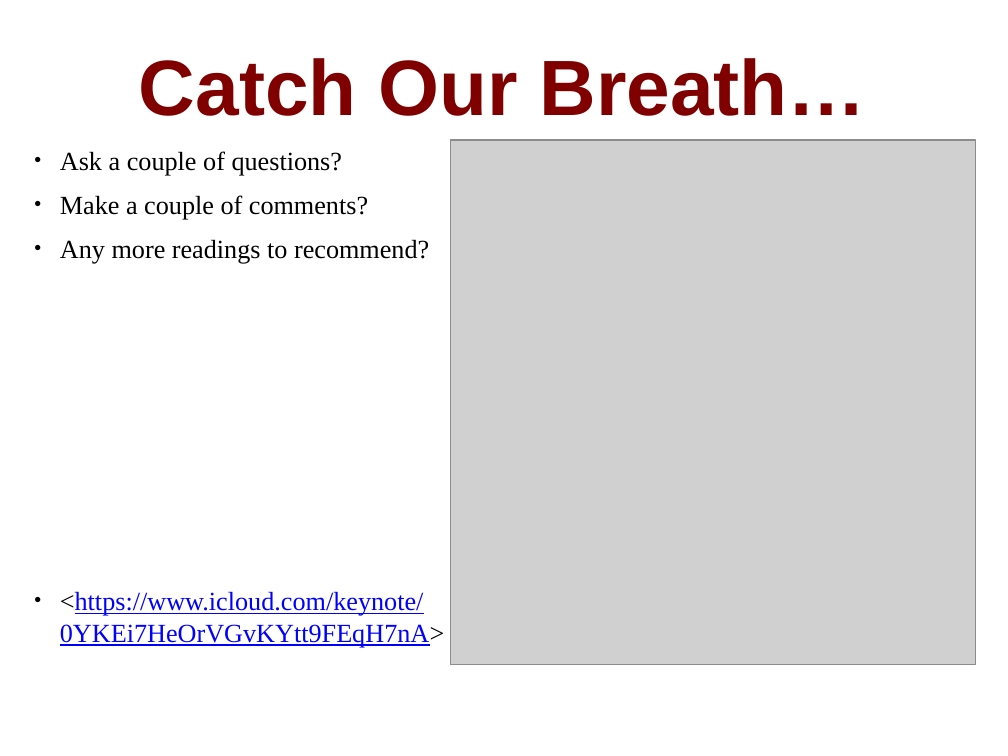
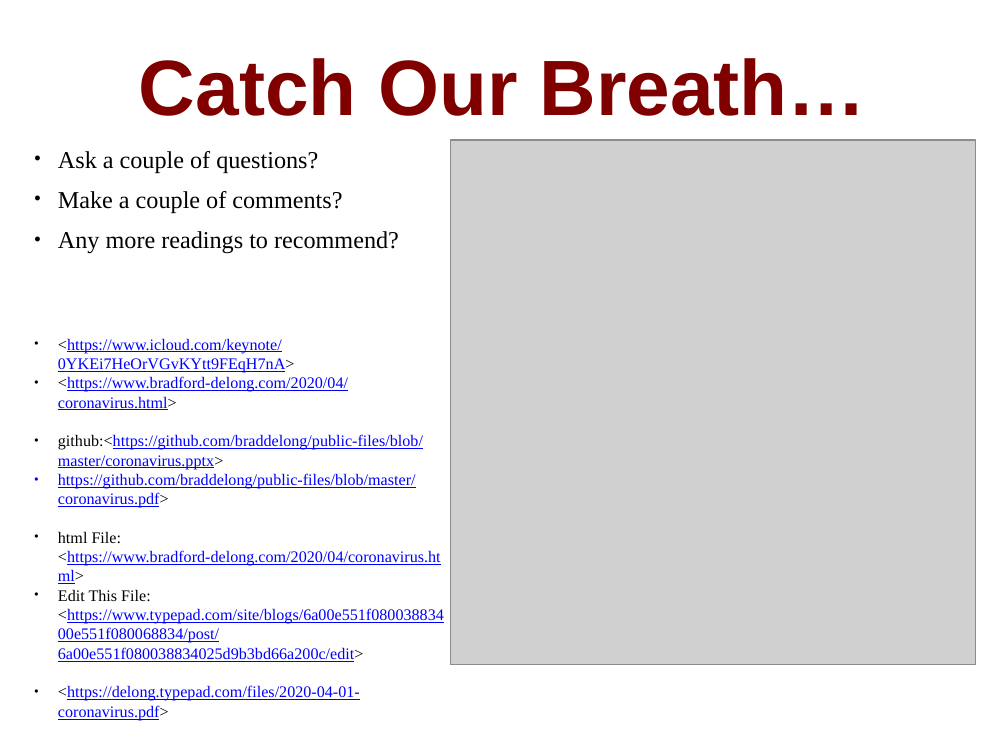
Before and after one commit to DavidLJ/public-files, a slide deck: slide 24 of coronavirus.pptx. Drawn at 1008x756 pixels with LibreOffice and Linux fonts; fonts in the diff are those of the drawing; grey boxes stand for pictures. Boxes give left, top, right and bottom in pixels: in the first picture for what was removed or moved away, otherwise in the second. Text is boxed around its words. In the diff, an @@ line names an element or a change of style, - is before the commit and + after.

```diff
--- a/coronavirus.pptx
+++ b/coronavirus.pptx
@@ text at [58,151,399,373]: size 18.7 to 17.3 pt in "Ask a couple of questions?", "Make a couple of comments?", "Any more readings to recommend?"; size 18.7 to 11.5 pt in "<https://www.icloud.com/keynote/0YKEi7HeOrVGvKYtt9FEqH7nA>"; indent changed; less space between paragraphs @@
@@ text at [58,376,444,721]: paragraphs added @@
+• <https://www.bradford-delong.com/2020/04/coronavirus.html>
+• github:<https://github.com/braddelong/public-files/blob/master/coronavirus.pptx>
+• https://github.com/braddelong/public-files/blob/master/coronavirus.pdf>
+• html File: <https://www.bradford-delong.com/2020/04/coronavirus.html>
+• Edit This File: <https://www.typepad.com/site/blogs/6a00e551f08003883400e551f080068834/post/6a00e551f080038834025d9b3bd66a200c/edit>
+• <https://delong.typepad.com/files/2020-04-01-coronavirus.pdf>
```
Also in this commit, not shown: 4 other slides changed.
